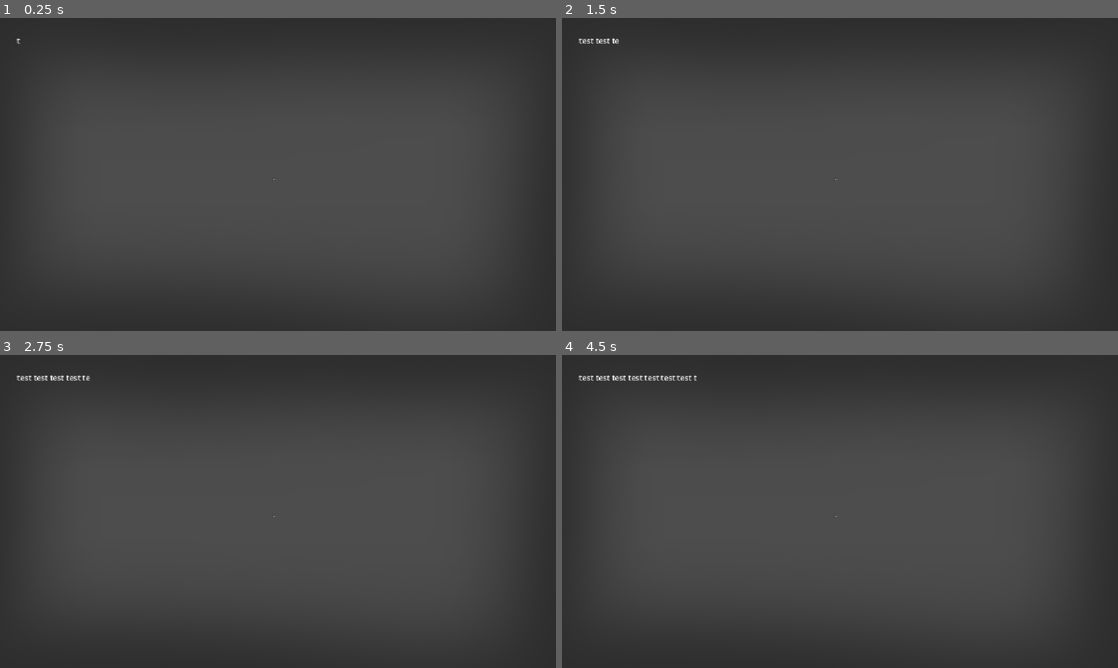
Above: before the commit, frames 1-4 (two rows, left to right).
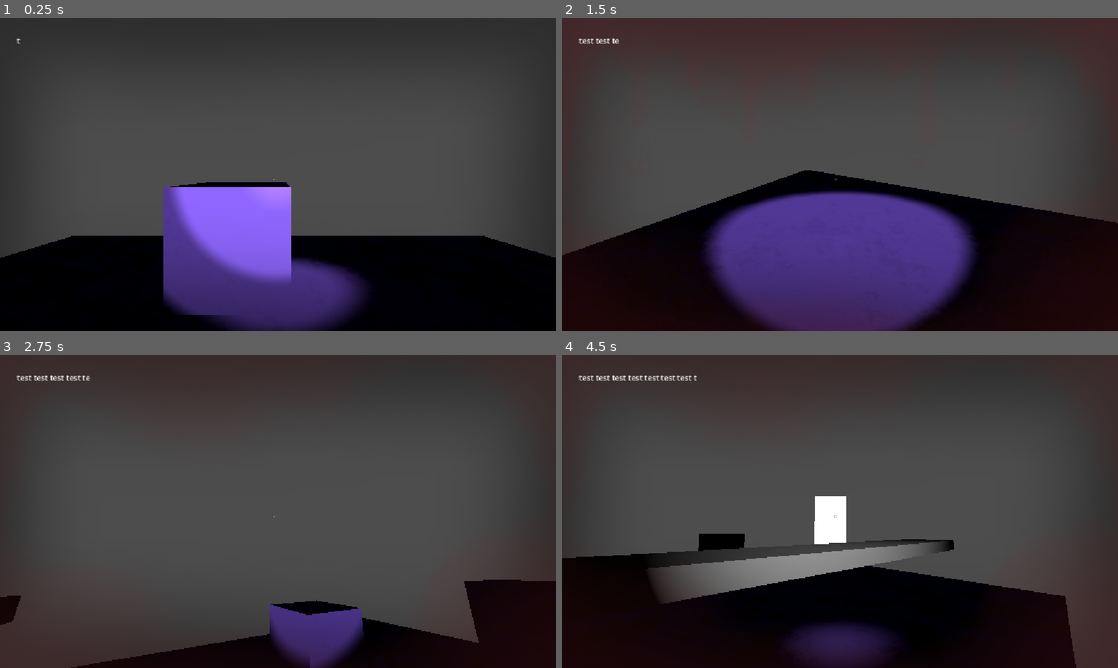
Above: after the commit, the same moments.

Repository: he21123/gj-esa
Game: Godot game, scene res://Szenen/node_3d.tscn
The game is run twice, just before and just after one commit, with the same random seed, the same clock (stepped at 60 frames per second) and the same inputs.
Inputs (mouse positions are in pixels of both pictures, inside the frame that each line leads up to):
- Up to frame 1 (0.25 s): no input
- Up to frame 2 (1.5 s): tap Enter at 0.5 s; move the mouse to (812, 237) at 0.52 s; hold C (crouching) 0.53-1.28 s; hold W (move_forward) from 0.53 s (still down); move the mouse to (1006, 221) at 1.27 s; tap E (pickup) at 1.35 s
- Up to frame 3 (2.75 s): move the mouse to (111, 464) at 2.02 s; release W (move_forward) at 2.03 s; hold A (move_left) from 2.03 s (still down); hold Shift (running) from 2.03 s (still down)
- Up to frame 4 (4.5 s): move the mouse to (867, 511) at 2.77 s; release Shift (running) at 2.78 s; tap C (crouching) at 2.85 s; move the mouse to (756, 433) at 3.52 s; release A (move_left) at 3.53 s; hold S (move_back) 3.53-4.28 s; tap E (pickup) at 3.6 s; move the mouse to (962, 495) at 4.27 s; hold D (move_right) from 4.28 s (still down); tap Shift (running) at 4.35 s

The runs differ from the first frame. In frame 1, 33% of the frame differs, in the area x 0-100%, y 52-100%; in frame 2, 41%, in the area x 0-100%, y 48-100%; in frame 3, 12%; in frame 4, 31%.
Error before the commit: Invalid access to property or key 'global_position' on a base object of type 'null instance'. (res://Scripts/lookAt.gd:12)

Commit message:
functioniert?

Diff:
--- a/Szenen/Player.tscn
+++ b/Szenen/Player.tscn
@@ -5,6 +5,8 @@
 [ext_resource type="Script" uid="uid://c22tp3mftva12" path="res://Scripts/pickup.gd" id="3_af68g"]
 [ext_resource type="Script" uid="uid://dadltomubmhp3" path="res://Szenen/hide_point.gd" id="4_3mm40"]
 [ext_resource type="Texture2D" uid="uid://c6467sbtf7f7n" path="res://UI_Assets/hide_vignette.png" id="5_3mm40"]
+
+[sub_resource type="SphereShape3D" id="SphereShape3D_ggrg3"]
 
 [sub_resource type="CapsuleMesh" id="CapsuleMesh_cxr5p"]
 
@@ -23,9 +25,10 @@
 collision_mask = 4
 
 [node name="CollisionShape3D" type="CollisionShape3D" parent="DameArea" unique_id=956502175]
-transform = Transform3D(1.1, 0, 0, 0, 1, 0, 0, 0, 1.1, 0, -0.33842742, 0)
+transform = Transform3D(1.1, 0, 0, 0, 1.1, 0, 0, 0, 1.1, 0, -0.33842742, 0)
 shape = SubResource("SphereShape3D_ggrg3")
 debug_color = Color(0.9897552, 0, 0.2921896, 0.41960785)
+
 [node name="MeshInstance3D" type="MeshInstance3D" parent="." unique_id=1464491796]
 mesh = SubResource("CapsuleMesh_cxr5p")
 
--- a/Szenen/character_preset.tscn
+++ b/Szenen/character_preset.tscn
@@ -10,6 +10,8 @@
 [sub_resource type="CylinderShape3D" id="CylinderShape3D_pekrf"]
 
 [node name="CharacterPreset" type="CharacterBody3D" unique_id=454946596]
+collision_layer = 4
+collision_mask = 7
 script = ExtResource("1_ojt3y")
 
 [node name="CharacterMesh" type="MeshInstance3D" parent="." unique_id=78831983]
--- a/Szenen/hide_point.gd
+++ b/Szenen/hide_point.gd
@@ -17,7 +17,7 @@
 		if zone.overlaps_area(detector):
 			inside = true
 			break
-	print("zones: ", get_tree().get_nodes_in_group("zones").size(), " inside: ", inside)
+
 
 func _process(delta: float) -> void:
 	var target = 1.0 if inside else 0.0
--- a/Szenen/node_3d.gd
+++ b/Szenen/node_3d.gd
@@ -13,5 +13,5 @@
 	pass
 
 func on_dead():
-	get_tree().change_scene_to_file("res://Szenen/node_3d.tscn")
-	GameState.ActualHP=GameState.MaxHP
+	GameState.ActualHP = GameState.MaxHP
+	get_tree().call_deferred("change_scene_to_file", "res://Szenen/node_3d.tscn")
--- a/Szenen/node_3d.tscn
+++ b/Szenen/node_3d.tscn
@@ -65,7 +65,7 @@
 [node name="CSGBox3D" type="CSGBox3D" parent="." unique_id=294705426]
 transform = Transform3D(5.3900003, 0, 0, 0, 1, 0, 0, 0, 1, 0, 0.70000005, 2.9240372)
 use_collision = true
-collision_layer = 7
+collision_layer = 2
 collision_mask = 7
 size = Vector3(1, 0.2, 1)
 
--- a/vignette_damage_1.gd
+++ b/vignette_damage_1.gd
@@ -20,7 +20,7 @@
 	if GameState.ActualHP !=3:
 		visible=true
 		var puls = sin(Time.get_ticks_msec() * 0.005) * 0.5 + 0.5
-		var base_intensity = 1.0 - (GameState.ActualHP / GameState.MaxHP)
+		var base_intensity = 1.0 - (float(GameState.ActualHP) / GameState.MaxHP)
 		modulate.a = base_intensity * (0.7 + 0.3 * puls)
 		Veins.modulate.a = base_intensity * (0.7 + 0.3 * puls)
 		if GameState.ActualHP !=2:
Not shown, removed: Player.tscn.uidren
